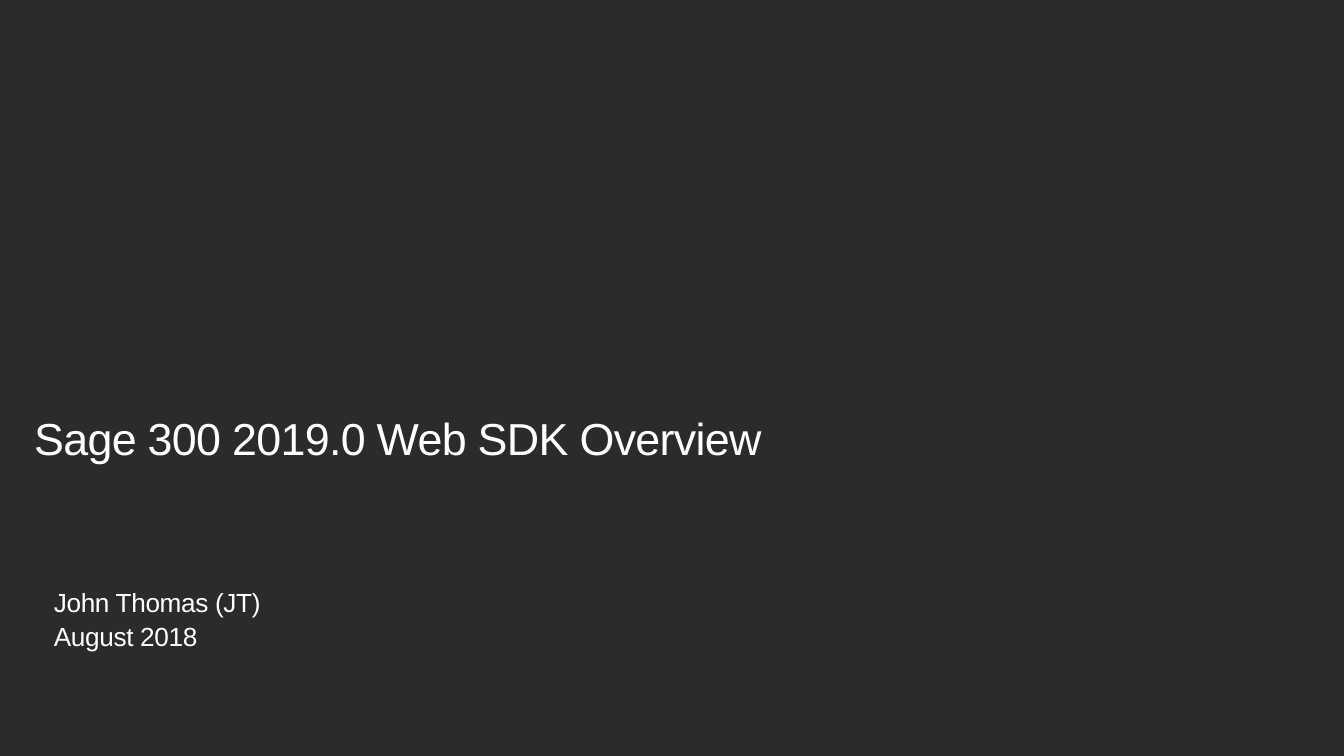
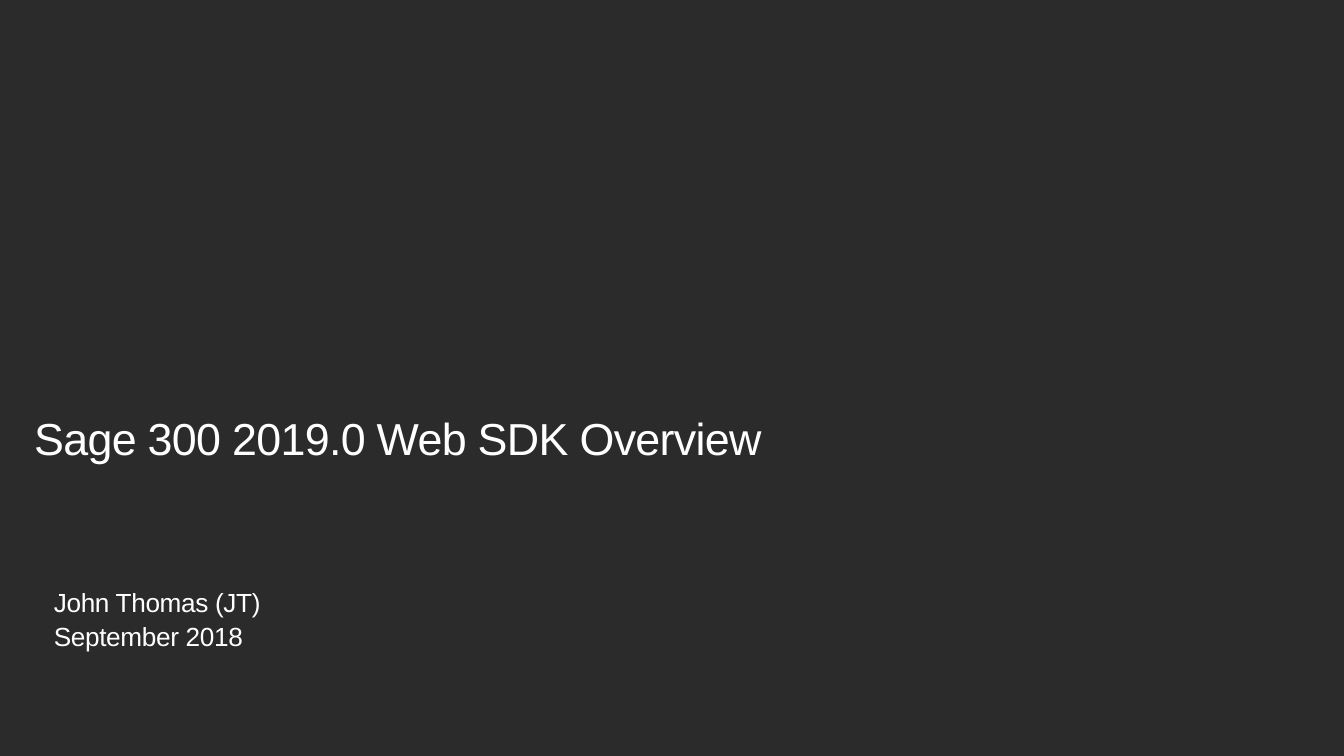
Before and after one commit to SageNADev/Sage300-SDK, a slide deck: slide 1 of docs/presentations/Sage300SDK_2019WebSDKOverview.pptx. Drawn at 1344x756 pixels with LibreOffice and Linux fonts; fonts in the diff are those of the drawing; background and template pictures are left out; a plain dark background stands for a picture behind light text. Boxes give left, top, right and bottom in pixels: in the first picture for what was removed or moved away, otherwise in the second. Text is boxed around its words. In the diff, an @@ line names an element or a change of style, - is before the commit and + after.

```diff
--- a/docs/presentations/Sage300SDK_2019WebSDKOverview.pptx
+++ b/docs/presentations/Sage300SDK_2019WebSDKOverview.pptx
@@ subtitle at box(54, 627, 243, 652): text changed @@
-August 2018
+September 2018
```
Also in this commit, not shown: 6 other slides changed, 1 slide added, 4 other files.
